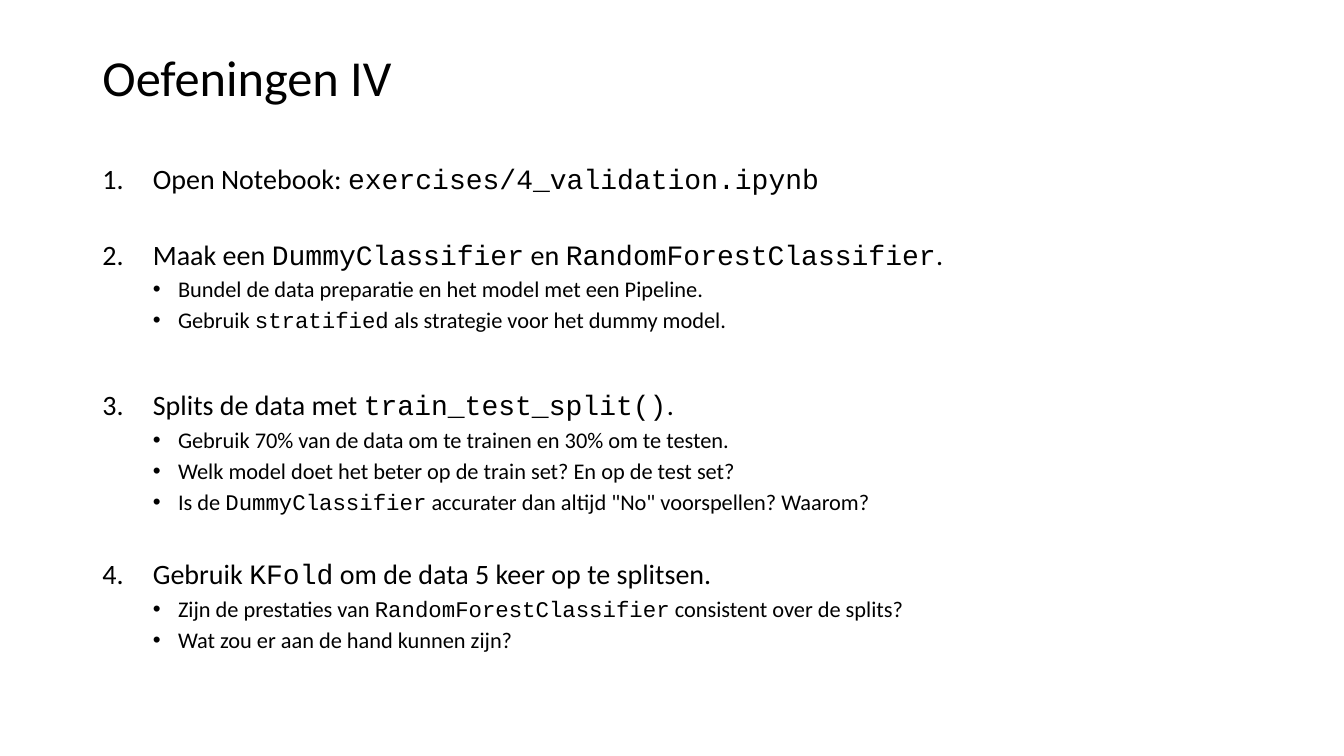
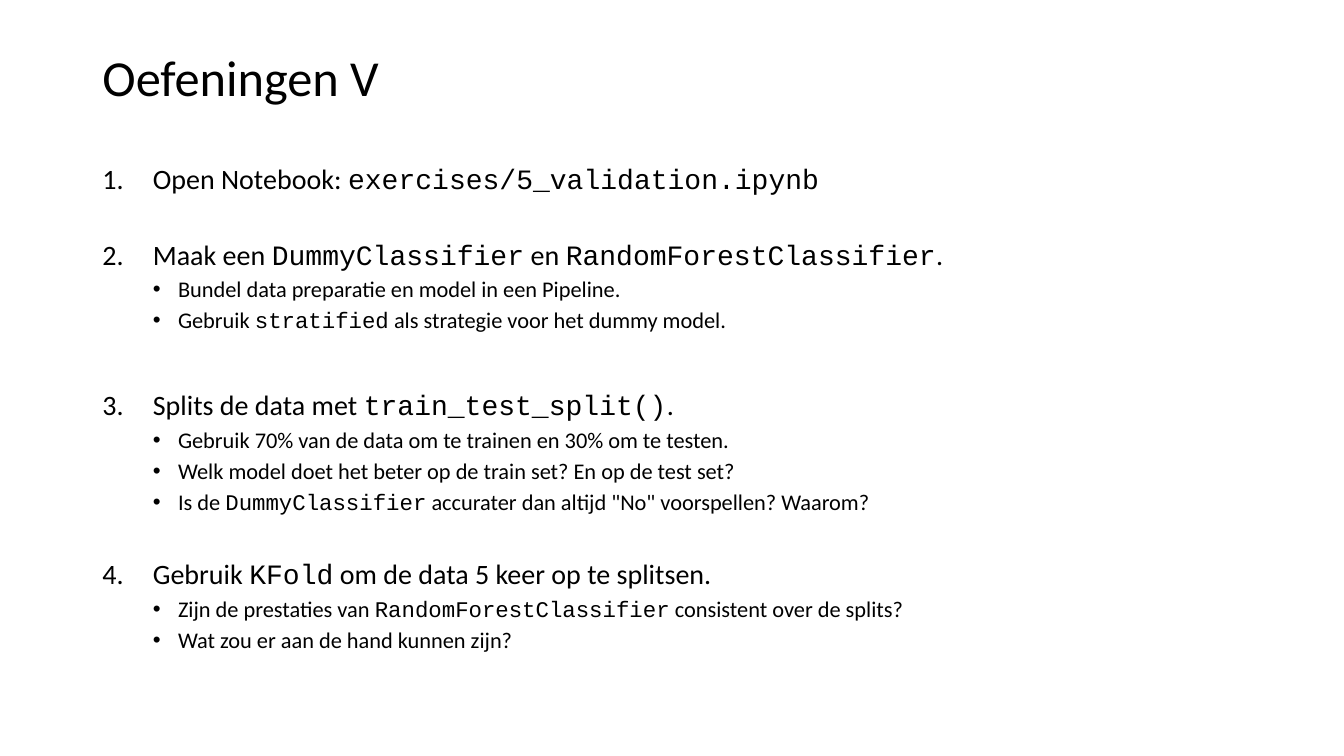
Before and after one commit to LFKoning/knowledge-sharing, a slide deck: slide 41 of python_course/4_scikit_learn/python_cursus_4.pptx. Drawn at 1344x756 pixels with LibreOffice and Linux fonts; fonts in the diff are those of the drawing. Boxes give left, top, right and bottom in pixels: in the first picture for what was removed or moved away, otherwise in the second. Text is boxed around its words. In the diff, an @@ line names an element or a change of style, - is before the commit and + after.

```diff
--- a/python_course/4_scikit_learn/python_cursus_4.pptx
+++ b/python_course/4_scikit_learn/python_cursus_4.pptx
@@ title at bbox=[102, 61, 379, 105]: text changed @@
-Oefeningen IV
+Oefeningen V
@@ text at bbox=[153, 169, 819, 195]: text changed @@
-1. Open Notebook: exercises/4_validation.ipynb
+1. Open Notebook: exercises/5_validation.ipynb
@@ text at bbox=[178, 281, 620, 301]: text changed @@
-  • Bundel de data preparatie en het model met een Pipeline.
+  • Bundel data preparatie en model in een Pipeline.
```
Also in this commit, not shown: 24 other slides changed, 2 slides added, 2 slides removed, 4 other files.
